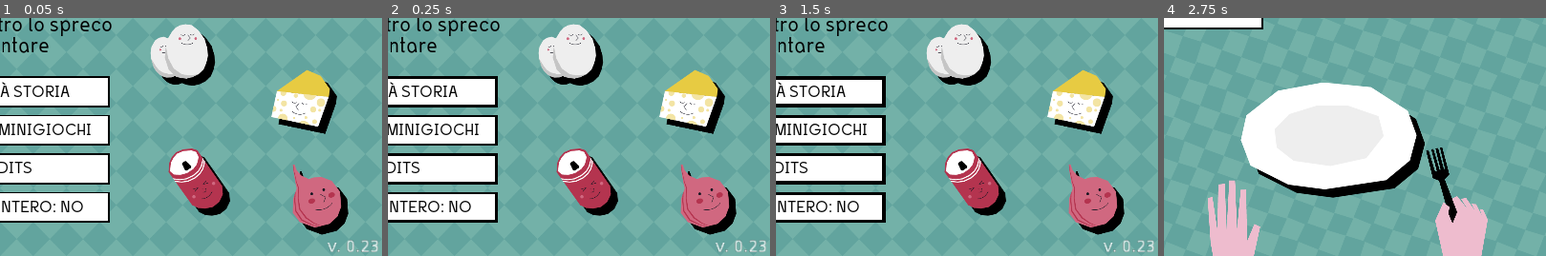
Above: before the commit, frames 1-4 (left to right).
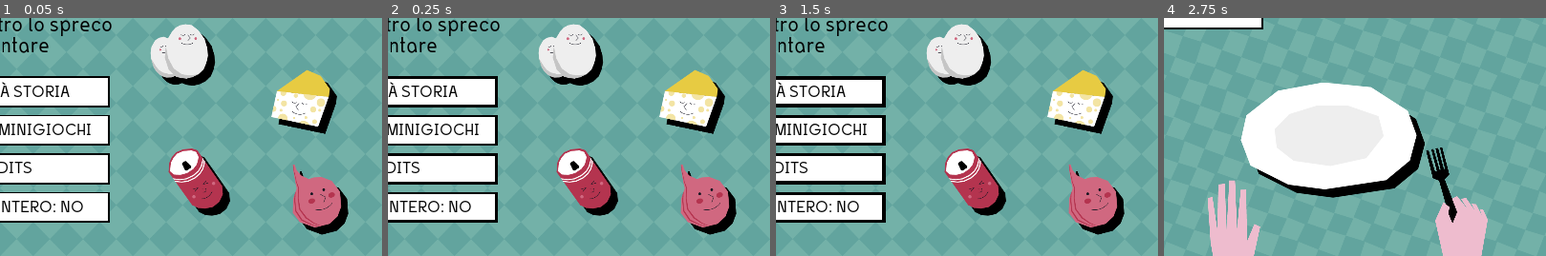
Above: after the commit, the same moments.

Repository: nuco-san/rotary_game
Game: Godot game, scene res://Scenes/TItleScreen.tscn
Same seed, same stepped clock (60 frames per second), same inputs: the game is played once before the commit and once after it. Sound files missing from this copy of the repository are replaced by a short silence.
Inputs:
- Up to frame 1 (0.05 s): no input
- Up to frame 2 (0.25 s): no input
- Up to frame 3 (1.5 s): click "MODALITÀ STORIA" at 0.5 s; click "SELEZIONE MINIGIOCHI" at 1.25 s
- Up to frame 4 (2.75 s): click "CONTINUA" at 2 s
The pictures show only the part of the screen within x 50-100%, y 50-100%; the shares and areas given below are measured in that part.

The runs differ from the first frame. In frame 1, 0.2% of the frame differs, in the area x 85-99%, y 93-99%; in frame 2, 0.2%; in frame 3, 0.2%; in frame 4, nothing differs.

Commit message:
build 0.24

Diff:
--- a/Scenes/TItleScreen.tscn
+++ b/Scenes/TItleScreen.tscn
@@ -205,12 +205,13 @@
 text = "INDIETRO"
 
 [node name="VERSIONE" type="Label" parent="."]
+visible = false
 margin_left = 1784.0
 margin_top = 1157.0
 margin_right = 1827.0
 margin_bottom = 1171.0
 rect_scale = Vector2( 3, 3 )
-text = "v. 0.23"
+text = "v. 0.24"
 
 [connection signal="button_pressed" from="TitleScreenUI/MainButtons/StoryModeButton" to="." method="start_story_mode"]
 [connection signal="button_pressed" from="TitleScreenUI/MainButtons/LevelSelectionButton" to="." method="show_level_selection"]
Not shown, removed: Builds/RotaryHTML/index.apple-touch-icon.png.import
Not shown, removed: Builds/RotaryHTML/index.icon.png.import
Not shown, removed: Builds/RotaryHTML/index.png.import
Not shown, changed: Builds/RotaryHTML/index.html
Not shown, changed: Builds/RotaryHTML/index.pck
